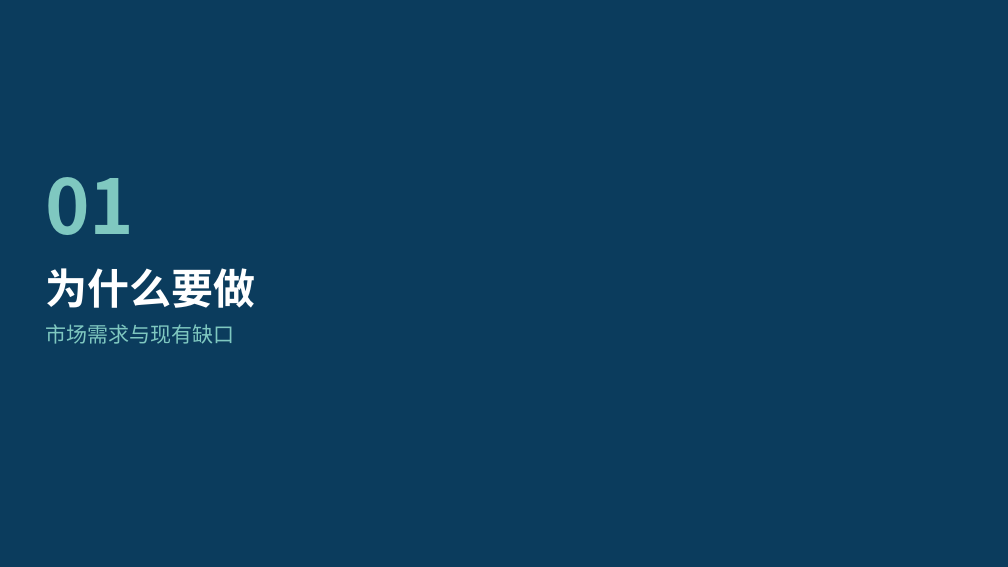
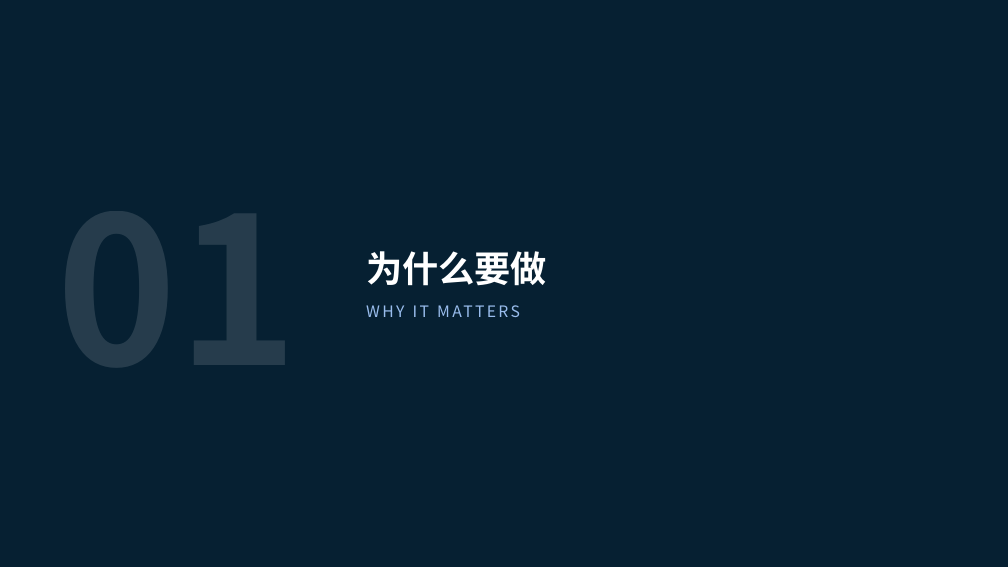
Before and after one commit to Milkar/businessPlan, a slide deck: slide 3 of slides/Vitoma_BP_part1_team.pptx. Drawn at 1008x567 pixels with LibreOffice and Linux fonts; fonts in the diff are those of the drawing. Boxes give left, top, right and bottom in pixels: in the first picture for what was removed or moved away, otherwise in the second. Text is boxed around its words. In the diff, an @@ line names an element or a change of style, - is before the commit and + after.

```diff
--- a/slides/Vitoma_BP_part1_team.pptx
+++ b/slides/Vitoma_BP_part1_team.pptx
@@ background #0B3C5D to #FFFFFF @@
@@ rectangle added at [0,0,1008,567], fill #062032 @@
@@ text removed at [45,177,134,235] @@
-01
@@ text "为什么要做": place and size @@
-text "为什么要做" at [45,268,255,308]
+text "为什么要做" at [366,251,547,286]
@@ text "为什么要做" at [366,251,547,286]: size 40 to 34.5 pt; vertical alignment middle to top @@
@@ text removed at [45,324,234,344] @@
-市场需求与现有缺口
@@ text added at [366,302,632,321], 15 pt, text #99BDED @@
+WHY IT MATTERS
```
Also in this commit, not shown: 6 other slides changed, 1 slide added, 6 other files.
